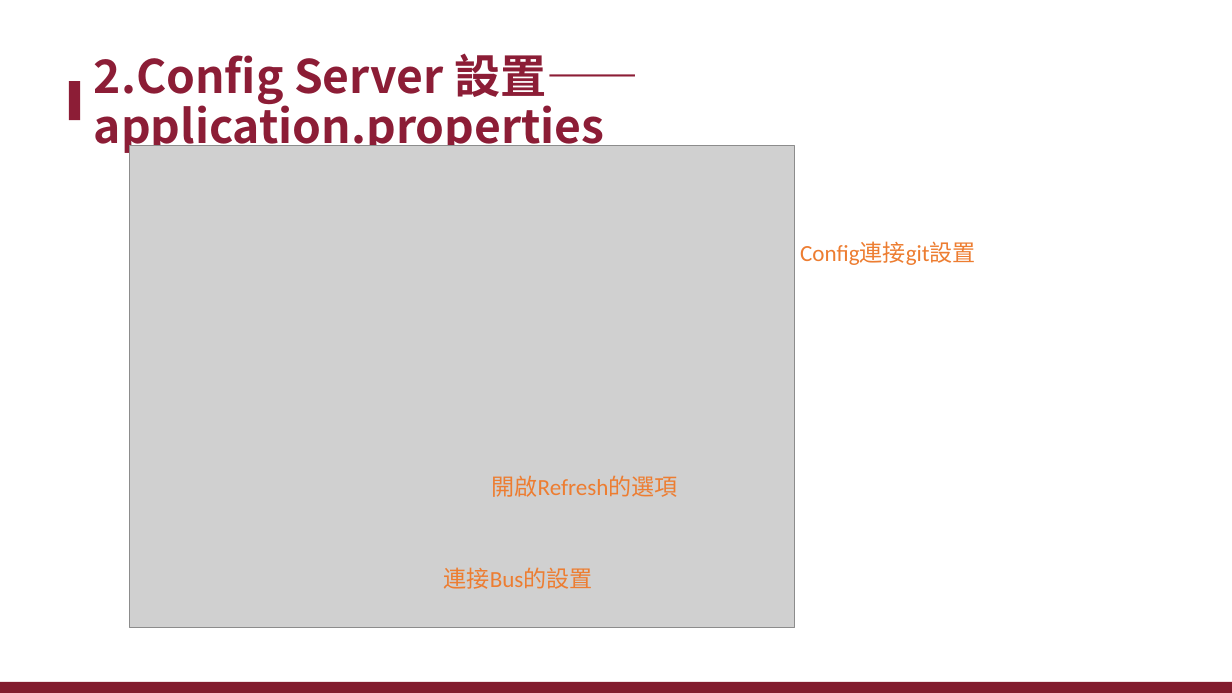
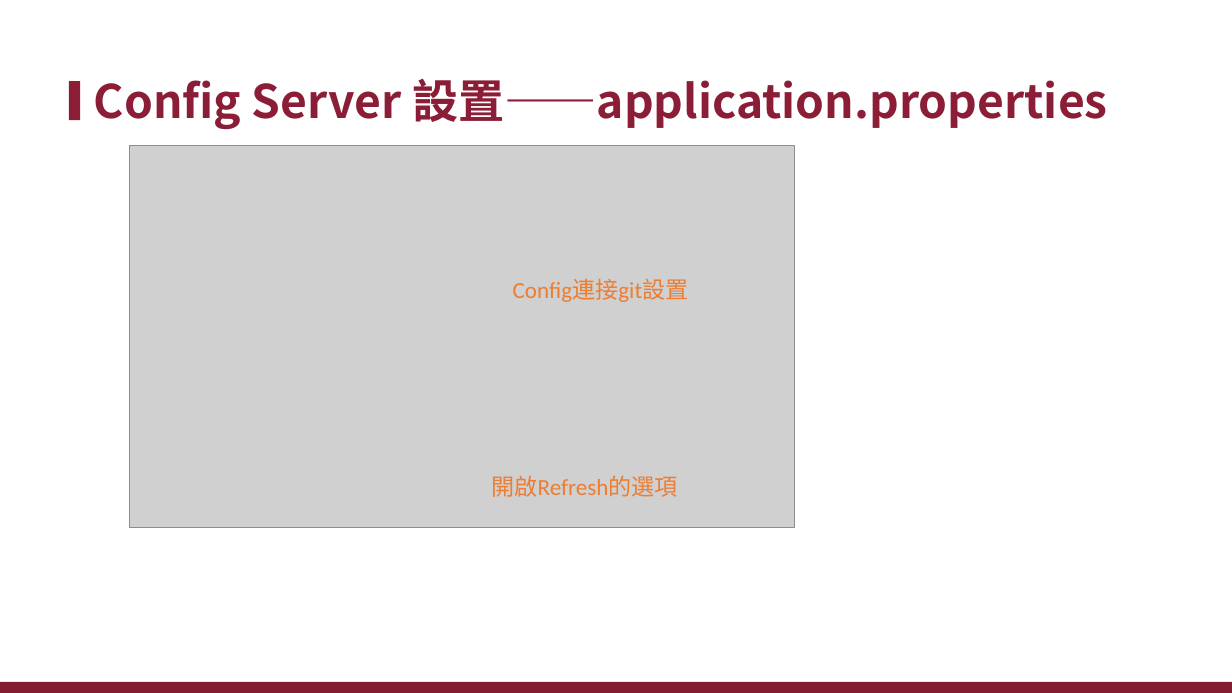
Before and after one commit to xiauchen/7__2020_3_10_PTT, a slide deck: slide 11 of Config.pptx. Drawn at 1232x693 pixels with LibreOffice and Linux fonts; fonts in the diff are those of the drawing; grey boxes stand for pictures; background and template pictures are left out. Boxes give left, top, right and bottom in pixels: in the first picture for what was removed or moved away, otherwise in the second. Text is boxed around its words. In the diff, an @@ line names an element or a change of style, - is before the commit and + after.

```diff
--- a/Config.pptx
+++ b/Config.pptx
@@ text at (94,78,1108,130): text changed @@
-2.Config Server 設置——application.properties
+Config Server 設置——application.properties
@@ picture: place and size @@
-picture at (129,146,795,628)
+picture at (129,146,795,529)
@@ text "Config連接git設置": place and size @@
-text "Config連接git設置" at (800,241,976,265)
+text "Config連接git設置" at (513,278,689,302)
@@ text removed at (444,567,593,589) @@
-連接Bus的設置
```
Also in this commit, not shown: 18 other slides changed, 3 slides added, 9 slides removed, 11 other files.
